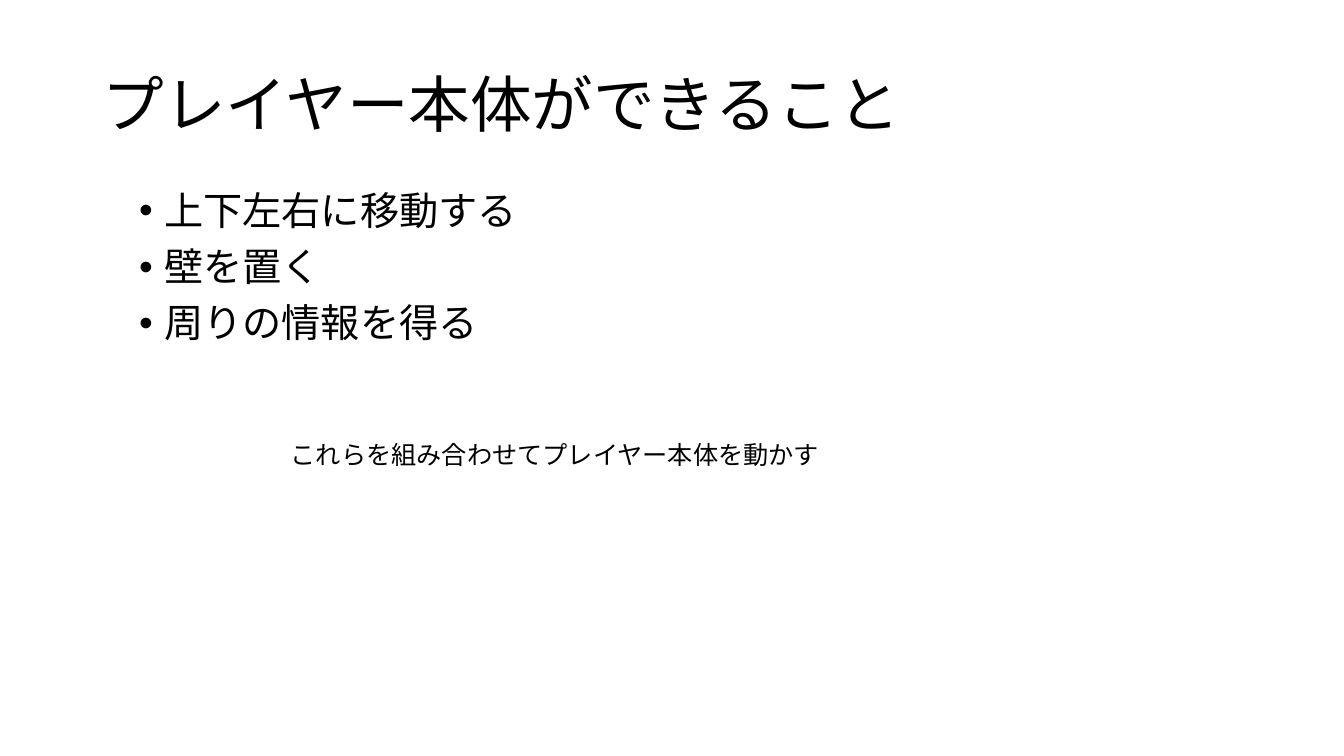
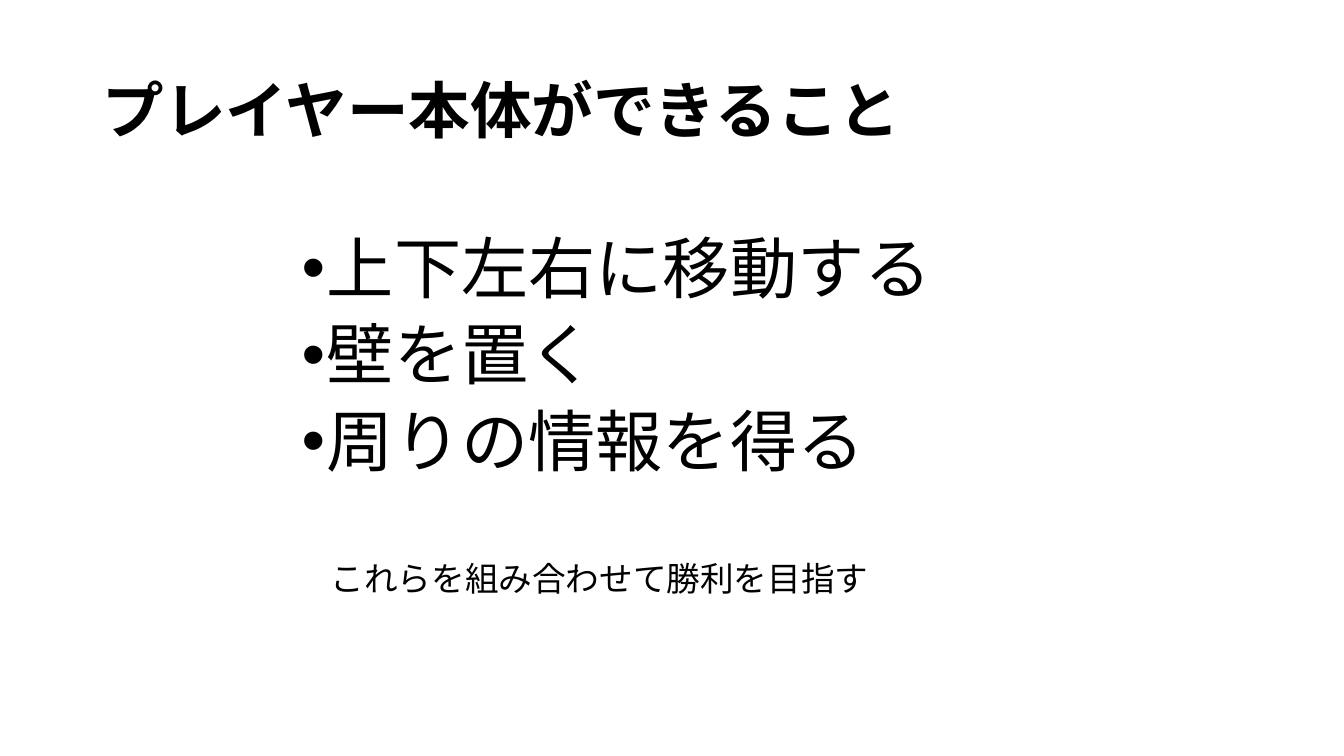
Before and after one commit to noko1024/ChaserDoc, a slide deck: slide 7 of New_U-16.pptx. Drawn at 1344x756 pixels with LibreOffice and Linux fonts; fonts in the diff are those of the drawing. Boxes give left, top, right and bottom in pixels: in the first picture for what was removed or moved away, otherwise in the second. Text is boxed around its words. In the diff, an @@ line names an element or a change of style, - is before the commit and + after.

```diff
--- a/New_U-16.pptx
+++ b/New_U-16.pptx
@@ title "プレイヤー本体ができること" at bbox=[102, 80, 900, 139]: bold on @@
@@ text "上下左右に移動する": place and size @@
-text "上下左右に移動する" at bbox=[164, 192, 516, 341]
+text "上下左右に移動する" at bbox=[327, 236, 932, 472]
@@ text "上下左右に移動する" at bbox=[327, 236, 932, 472]: size 28 to 48 pt @@
@@ text at bbox=[331, 562, 869, 594]: text changed; size 18 to 24 pt @@
-これらを組み合わせてプレイヤー本体を動かす
+これらを組み合わせて勝利を目指す
```
Also in this commit, not shown: 12 other slides changed, 6 slides added.
